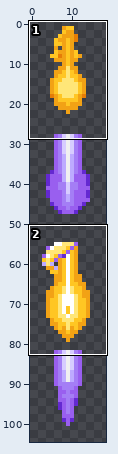
Sprite sheet: Skills/SpecialBeamCannon/SpecialBeamCannonWave.png. Above, an overview of the earlier version with the close-up marked.
Close-up. As it was:
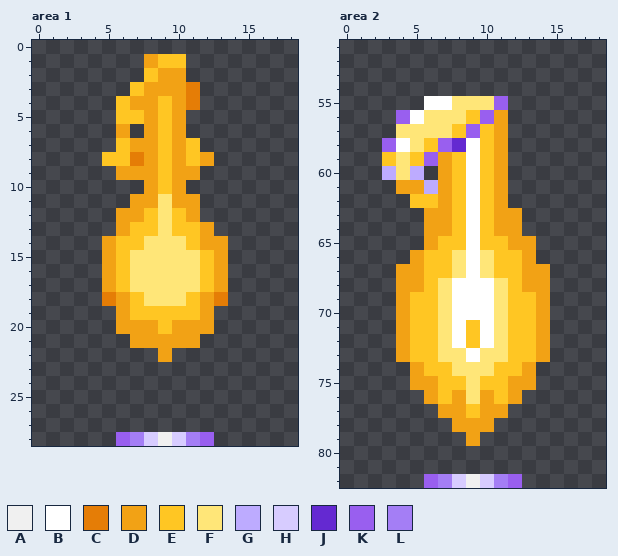
The file is 38x216 pixels, drawn in blocks of 2x2; one block is one cell here. Shown: area 1: x 0..18, y 0..28; area 2: x 0..18, y 51..82. The wide view leaves out empty margins.
Palette (. is transparent): A #f0f0f0  B #ffffff  C #e57d06  D #f2a215  E #ffc623  F #ffe678  G #bdabff  H #d7ccff  J #6429d1  K #995fef  L #a47ef5
The result:
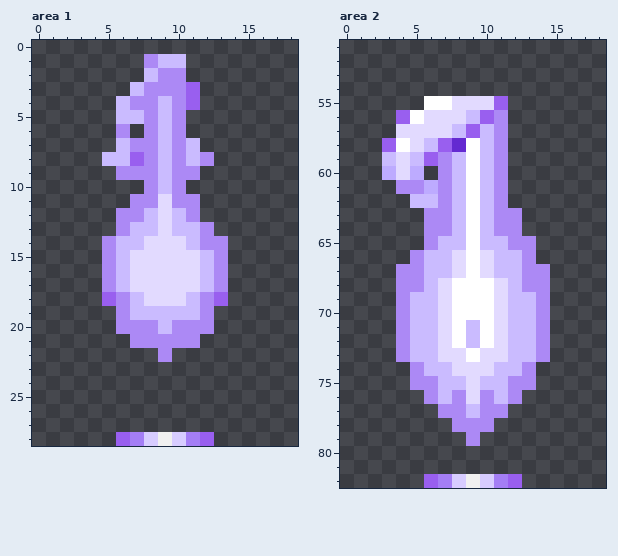
What changed:
Colour D changes from #f2a215 to #ac89f5.
Colour E changes from #ffc623 to #cabbff.
Colour F changes from #ffe678 to #e2daff.
Area 1:
Colour C gives way to colour K in rows 3 to 4 at x 11; in row 8 at x 7; in row 18 at x 5 and 13.
Pixel boxes of the changes (left, top, right, bottom) in both close-ups:
changed: (102, 54, 228, 362)
changed: (382, 96, 550, 446)
